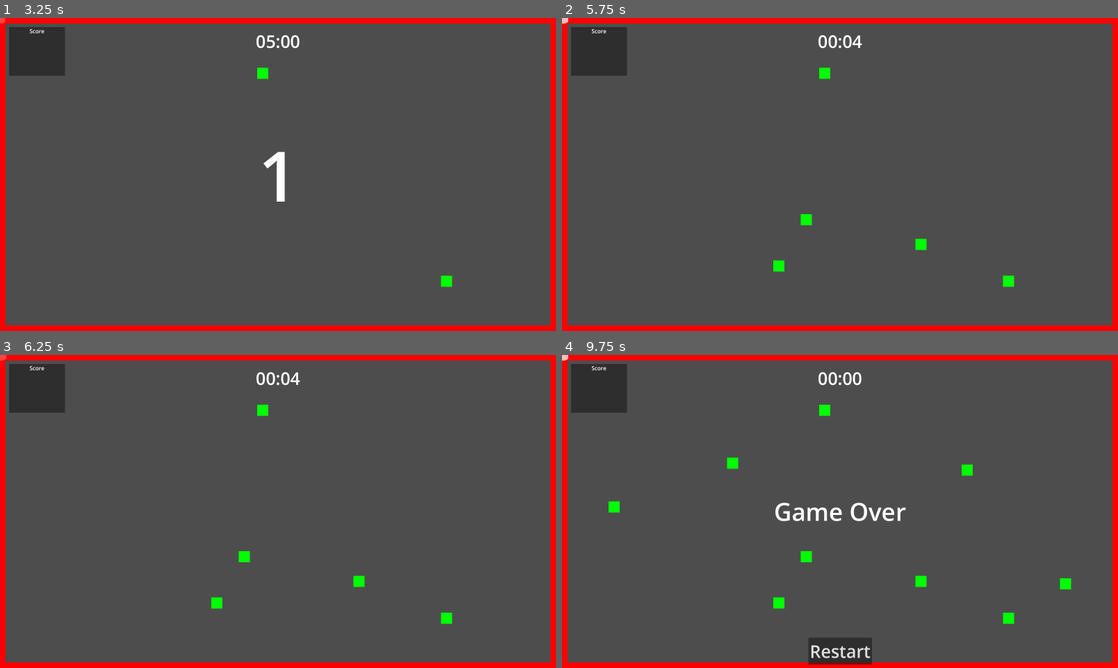
Above: before the commit, frames 1-4 (two rows, left to right).
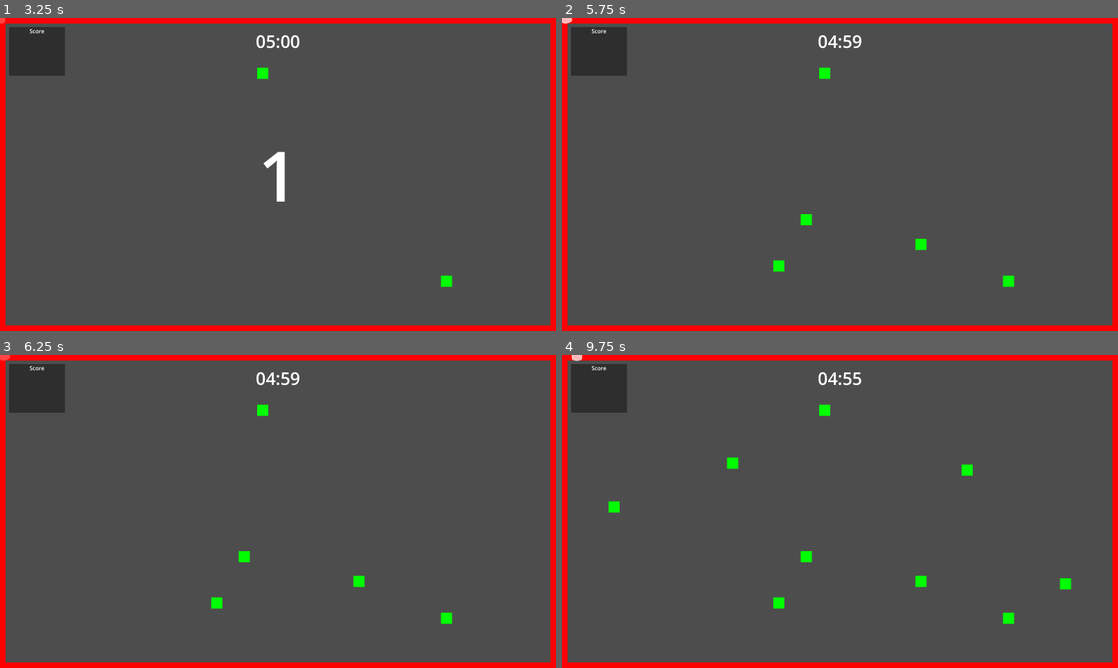
Above: after the commit, the same moments.

Repository: Ozymandias1/godot_snake_game
Game: Godot game, scene res://Scenes/Templates/game_level.tscn
Two runs of this game, one before a commit and one after it. Both use one fixed random seed, a clock stepped at 60 frames per second and the inputs below. This scene is started directly instead of the project's main scene.
Inputs (mouse positions are in pixels of both pictures, inside the frame that each line leads up to):
- Up to frame 1 (3.25 s): click "Start Game" at 0.5 s; tap Enter at 1.25 s; move the mouse to (400, 158) at 1.27 s; hold D (Steer Right) 1.28-2.03 s; tap T (TestKey) at 1.35, 2.3, 2.85 s; click (400, 158) at 1.42 s; move the mouse to (166, 190) at 2.02 s; hold A (Steer Left) 2.03-2.78 s; tap W (Boost) at 2.1 s; move the mouse to (333, 105) at 2.77 s; hold D (Steer Right) from 2.78 s (still down)
- Up to frame 2 (5.75 s): tap Space at 3.5 s; move the mouse to (812, 237) at 3.52 s; tap T (TestKey) at 3.6, 4.55, 5.1 s; click (812, 237) at 3.67 s; move the mouse to (1006, 221) at 4.27 s; release D (Steer Right) at 4.28 s; hold W (Boost) 4.28-5.03 s; hold A (Steer Left) from 4.28 s (still down); tap Enter at 5 s; move the mouse to (673, 127) at 5.02 s
- Up to frame 3 (6.25 s): keep holding A (Steer Left); move the mouse to (305, 511) at 5.77 s; tap T (TestKey) at 5.85 s; click (305, 511) at 5.92 s
- Up to frame 4 (9.75 s): tap Space at 6.5, 8 s; move the mouse to (756, 433) at 6.52 s; release A (Steer Left) at 6.53 s; hold D (Steer Right) 6.53-8.78 s; tap W (Boost) at 6.6 s; tap T (TestKey) at 6.8, 7.35, 8.1, 9.05, 9.6 s; tap Enter at 7.25 s; move the mouse to (962, 495) at 7.27 s; move the mouse to (728, 527) at 8.02 s; click (728, 527) at 8.17 s; move the mouse to (895, 442) at 8.77 s; hold W (Boost) 8.78-9.53 s; hold A (Steer Left) from 8.78 s (still down); move the mouse to (812, 574) at 9.52 s

Frame 1 is identical in both runs. In frame 2, 0.1% of the frame differs, in the area x 0-54%, y 0-10%; in frame 3, 0.1%; in frame 4, 1.6%, in the area x 0-62%, y 0-99%.
Error in both runs: Invalid access to property or key 'name' on a base object of type 'Dictionary'. (res://Scripts/Player.gd:35)

Commit message:
게임 종료 후 재시작 처리

Diff:
--- a/Scenes/Templates/game_level.tscn
+++ b/Scenes/Templates/game_level.tscn
@@ -30,7 +30,7 @@
 properties/0/path = NodePath(".:visible")
 properties/0/spawn = true
 properties/0/replication_mode = 1
-properties/1/path = NodePath("LabelResultScore:text")
+properties/1/path = NodePath("PanelContainer/LabelResultScore:text")
 properties/1/spawn = true
 properties/1/replication_mode = 1
 
@@ -175,20 +175,28 @@
 grow_horizontal = 2
 grow_vertical = 2
 
-[node name="LabelResultScore" type="Label" parent="UI/Result"]
+[node name="PanelContainer" type="PanelContainer" parent="UI/Result"]
 layout_mode = 1
 anchors_preset = 8
 anchor_left = 0.5
 anchor_top = 0.5
 anchor_right = 0.5
 anchor_bottom = 0.5
-offset_left = -20.0
-offset_top = -11.5
-offset_right = 20.0
-offset_bottom = 11.5
-grow_horizontal = 2
-grow_vertical = 2
+offset_left = -190.0
+offset_top = -246.0
+offset_right = 190.0
+offset_bottom = 246.0
+grow_horizontal = 2
+grow_vertical = 2
+
+[node name="LabelResultScore" type="Label" parent="UI/Result/PanelContainer"]
+layout_mode = 2
 theme_override_font_sizes/font_size = 70
+text = "Game Over
+50, Player1
+50, Player2
+50, Player3
+50, Player4"
 horizontal_alignment = 1
 
 [node name="BtnRestart" type="Button" parent="UI/Result"]
@@ -215,3 +223,4 @@
 [connection signal="pressed" from="UI/BtnStartGame" to="." method="_on_btn_start_game_pressed"]
 [connection signal="timeout" from="UI/StartGameTimer" to="." method="_on_start_game_timer_timeout"]
 [connection signal="timeout" from="UI/LabelRemainTime/GameplayTimer" to="." method="_on_gameplay_timer_timeout"]
+[connection signal="pressed" from="UI/Result/BtnRestart" to="." method="_on_btn_restart_pressed"]
--- a/Scenes/Templates/score_board_item.tscn
+++ b/Scenes/Templates/score_board_item.tscn
@@ -16,7 +16,7 @@
 [node name="Score" type="Label" parent="."]
 custom_minimum_size = Vector2(60, 0)
 layout_mode = 2
-text = "00000"
+text = "0"
 horizontal_alignment = 1
 text_overrun_behavior = 1
 
--- a/Scripts/FoodSpawner.gd
+++ b/Scripts/FoodSpawner.gd
@@ -29,3 +29,8 @@
 	if multiplayer.is_server():
 		if foods_root.get_child_count() < 10:
 			self.spawn({})
+
+# 모든 음식 제거
+func clear_all_foods() -> void:
+	for child in foods_root.get_children():
+		child.queue_free()
--- a/Scripts/GameLevel.gd
+++ b/Scripts/GameLevel.gd
@@ -8,16 +8,18 @@
 @onready var label_timer: Label = $UI/LabelTimerRoot/LabelTimer
 @onready var start_game_timer: Timer = $UI/StartGameTimer
 @onready var food_spawn_timer: Timer = $FoodSpawner/Timer
+@onready var food_spawner: MultiplayerSpawner = $FoodSpawner
 @onready var score_board_item_spawner: MultiplayerSpawner = $UI/ScoreBoard/ScoreBoardItemSpawner
 @onready var label_remain_time: Label = $UI/LabelRemainTime
 @onready var gameplay_timer: Timer = $UI/LabelRemainTime/GameplayTimer
 @onready var result: Control = $UI/Result
-@onready var label_result_score: Label = $UI/Result/LabelResultScore
+@onready var label_result_score: Label = $UI/Result/PanelContainer/LabelResultScore
+@onready var btn_restart: Button = $UI/Result/BtnRestart
 
 var start_game_remain_time: int = 4
 var remain_time_tween: Tween = null
 var scores: Dictionary = {}
-var remain_time_seconds: int = 5# * 60
+var gameplay_time_seconds: int = 5 * 60
 
 # 시작
 func _ready() -> void:
@@ -41,12 +43,7 @@
 	})
 
 	# 플레이어 생성시 몸체 3개 생성
-	await get_tree().create_timer(0.1).timeout
-	player.add_body.rpc_id(peer_id, true)
-	await get_tree().create_timer(0.1).timeout
-	player.add_body.rpc_id(peer_id, true)
-	await get_tree().create_timer(0.1).timeout
-	player.add_body.rpc_id(peer_id, true)
+	await self._add_initial_player_bodies(3, player)
 
 	# 플레이어 머리 충돌 처리 시그널 처리 등록
 	player.on_player_head_area2d_entered.connect(self._on_player_head_area2d_entered)
@@ -114,40 +111,71 @@
 		player.add_body.rpc_id(peer_id, false)
 		other.queue_free.call_deferred()
 		# 점수
-		self.scores[peer_id] += 1
-		self.score_board_item_spawner.set_score(peer_id, scores[peer_id])
+		if result.visible == false: # 결과창이 보이는 상태에서는 점수 증가를 하지 않음
+			self.scores[peer_id] += 1
+			self.score_board_item_spawner.set_score(peer_id, scores[peer_id])
 	else:
 		player.reset.rpc()
 		# 충돌한 객체의 부모노드가 Body타입이라면 다른 플레이어의 몸체에 충돌한 것이므로
 		var other_player_body = other.get_parent()
 		if is_instance_of(other_player_body, Body):
-			self.scores[other_player_body.peer_id] += 5
+			self.scores[other_player_body.peer_id] += 5 # 충돌을 유발한 플레이어에게 5점 부여
 			self.score_board_item_spawner.set_score(other_player_body.peer_id, scores[other_player_body.peer_id])
 
 # 플레이어 리셋 완료 처리
-func _on_player_reset_complete(peer_id: int, player: Player) -> void:
-	await get_tree().create_timer(0.1).timeout
-	player.add_body.rpc_id(peer_id, true)
-	await get_tree().create_timer(0.1).timeout
-	player.add_body.rpc_id(peer_id, true)
-	await get_tree().create_timer(0.1).timeout
-	player.add_body.rpc_id(peer_id, true)
+func _on_player_reset_complete(_peer_id: int, player: Player) -> void:
+	await self._add_initial_player_bodies(3, player)
 	await get_tree().create_timer(0.1).timeout
 	player.start_move.rpc()
 
 # 게임플레이 타이머
 func _on_gameplay_timer_timeout() -> void:
-	remain_time_seconds -= 1
+	gameplay_time_seconds -= 1
 
-	if remain_time_seconds == 0:
+	# 게임 진행시간이 다되면 점수를 높은순서로 취합하여 텍스트로 보여준다
+	if gameplay_time_seconds == 0:
 		label_result_score.text = "Game Over"
 		var results: Array[ScoreBoardItem] = score_board_item_spawner.get_results()
 		for item in results:
 			label_result_score.text += "\n" + item.get_score_text()
 		result.visible = true
+		btn_restart.visible = multiplayer.is_server()
 		self._stop_game.rpc()
 
-	var seconds = remain_time_seconds % 60
-	var minutes = (int)(remain_time_seconds / 60.0) % 60
+	# 남은시간 텍스트 설정
+	var seconds = gameplay_time_seconds % 60
+	var minutes = (int)(gameplay_time_seconds / 60.0) % 60
 	var timer_string = "%02d:%02d" % [minutes, seconds] # 텍스트를 분:초 형식으로 표현
 	label_remain_time.text = timer_string
+
+# 재시작 버튼 클릭
+func _on_btn_restart_pressed() -> void:
+	# 플레이어 초기화
+	for player in players.get_children():
+		player.stop_move.rpc()
+		player.clear_bodies.rpc()
+		player.reset_position.rpc()
+
+		self._add_initial_player_bodies(3, player)
+
+	# 음식 모두 제거
+	food_spawner.clear_all_foods()
+
+	# 점수 초기화
+	for peer_id in scores.keys():
+		scores[peer_id] = 0
+		self.score_board_item_spawner.set_score(peer_id, scores[peer_id])
+
+	# 시간 및 기타 시작 루틴
+	result.visible = false
+	start_game_remain_time = 4
+	gameplay_time_seconds = 5 * 60
+	self.label_timer.modulate = Color(1, 1, 1, 1)
+	self.start_game_timer.start()
+	self._on_start_game_timer_timeout()
+
+# 몸체 추가 함수
+func _add_initial_player_bodies(count: int, player: Player) -> void:
+	for i in range(0, count):
+		await get_tree().create_timer(0.1).timeout
+		player.add_body.rpc_id(player.name.to_int(), true)
--- a/Scripts/Player.gd
+++ b/Scripts/Player.gd
@@ -106,19 +106,31 @@
 	# 권한이 필요한 작업 처리
 	await get_tree().create_timer(blink_time * blink_count).timeout
 	# 머리를 제외한 몸체 제거
+	self.clear_bodies()
+	# 플레이어 위치 초기화
+	self.reset_position()
+
+	# 리셋 시그널 발동
+	on_player_reset_complete.emit(self.name.to_int(), self)
+
+# 몸체 모두 제거
+@rpc("any_peer", "call_local")
+func clear_bodies() -> void:
+	# 머리를 제외한 몸체 제거
 	var body_count: int = self.body_list.size()
 	for i in range(body_count-1): # 몸체 목록에서 머리를 제외한 개수만큼 1번째것을 제거한다(리스트에서도 제거를 하므로)
 		if is_multiplayer_authority(): # 실제 몸체 제거 함수 호출은 권한이 있는 피어만 수행하고 나머지는 body_list의 항목 제거만 수행
 			var del_body = self.body_list[1]
 			del_body.queue_free()
 		self.body_list.remove_at(1)
+
+# 플레이어 초기 위치로
+@rpc("any_peer", "call_local")
+func reset_position() -> void:
 	if is_multiplayer_authority():
 		# 초기위치로
 		head.global_position = initial_state["location"]
 		head.rotation = initial_state["angle"]
-
-	# 리셋 시그널 발동
-	on_player_reset_complete.emit(self.name.to_int(), self)
 
 # 스프라이트 투명도 설정
 @rpc("any_peer", "call_local")
